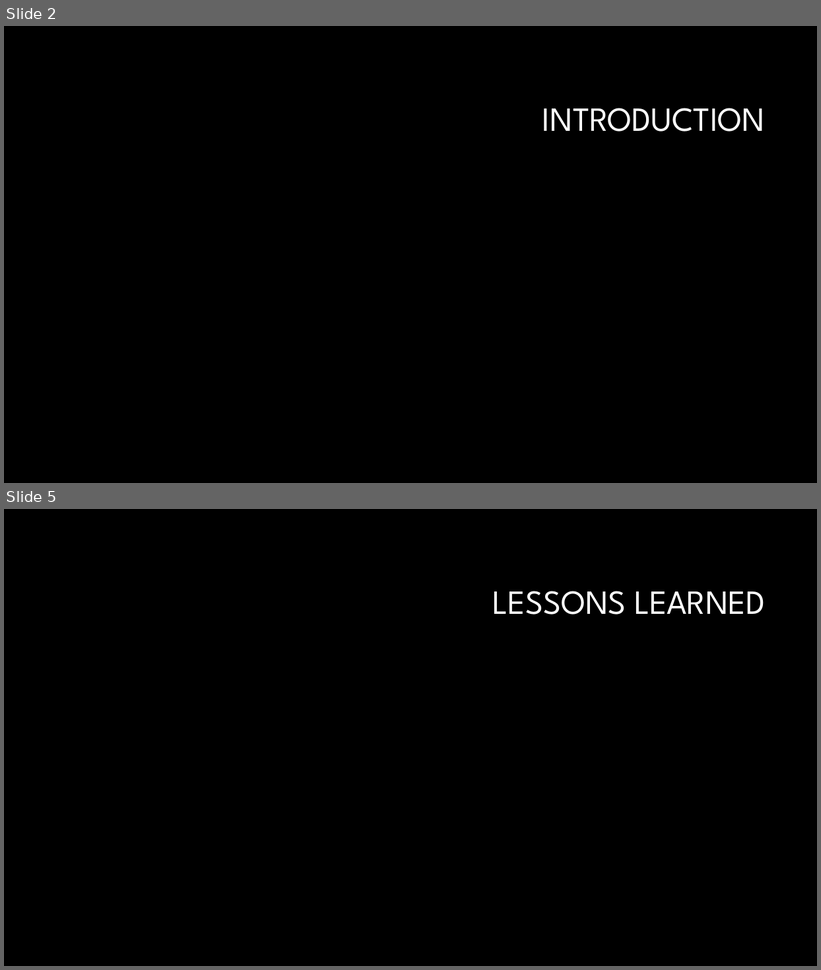
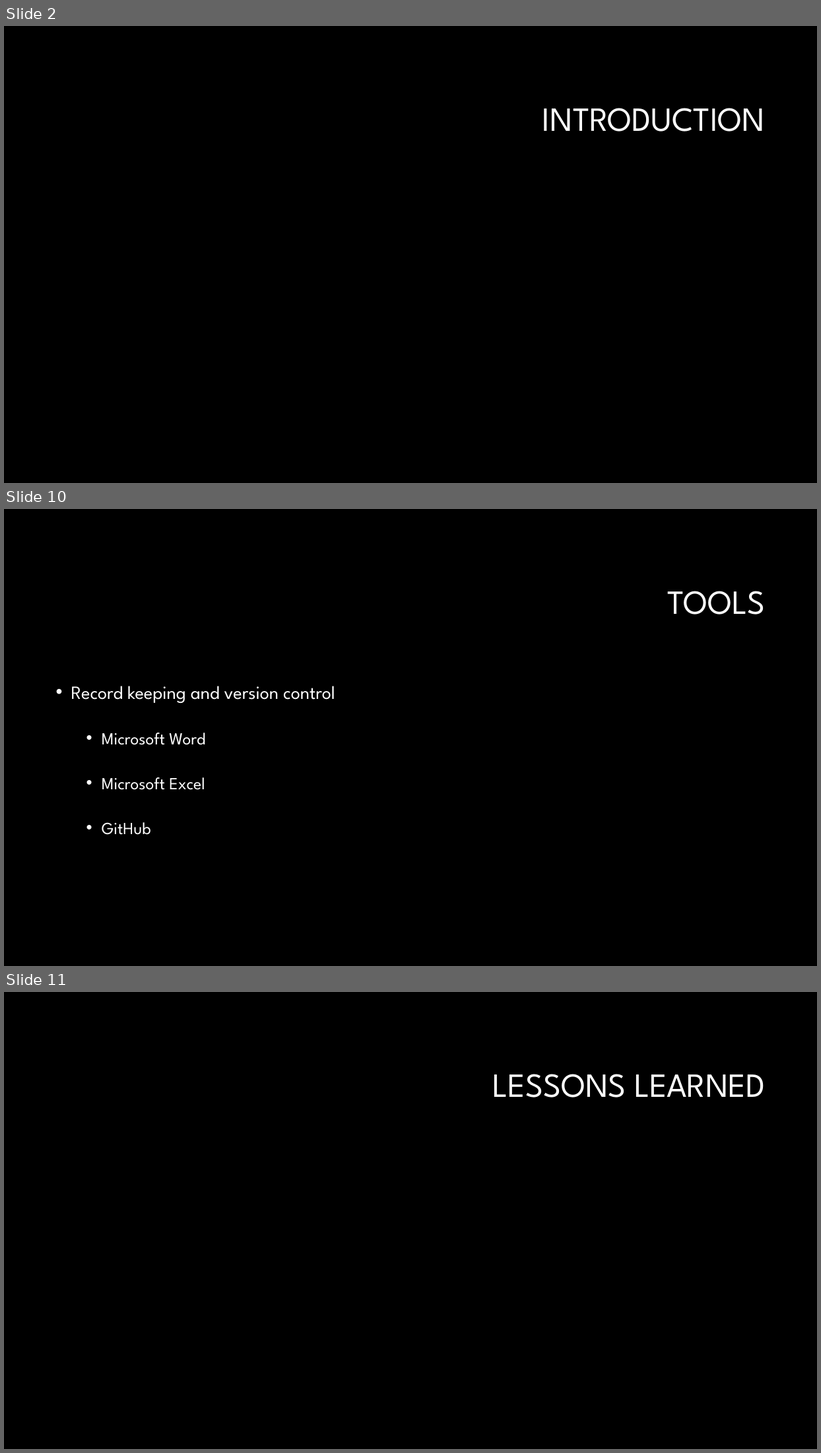
Before and after one commit to John-Neis/CSCI-463-Project, a slide deck: Presentation/Project_Presentation.pptx. Shown one above the other, each under a label of ours: slides 2 and 5 before the commit, slides 2, 10 and 11 after it; the slides between them are not shown. The pictures are 821x970 and 821x1453 pixels, drawn with LibreOffice and Linux fonts; fonts in the diff are those of the drawing; background and template pictures are left out. Boxes give left, top, right and bottom in pixels: in the first picture for what was removed or moved away, otherwise in the second. Text is boxed around its words. In the diff, an @@ line names an element or a change of style, - is before the commit and + after.

```diff
--- a/Presentation/Project_Presentation.pptx
+++ b/Presentation/Project_Presentation.pptx
@@ slide 10 added at (4,509,817,966), background #000000 @@
@@ title added at (667,591,765,615), 40 pt, text #FFFFFF @@
+TOOLS
@@ text added at (71,686,335,835), 20 pt, text #FFFFFF @@
+• Record keeping and version control
+  • Microsoft Word
+  • Microsoft Excel
+  • GitHub
@@ what was slide 5 is now slide 11 @@
```
Also in this commit, not shown: 1 slide changed, 6 other slides added, 1 slide removed, 6 other files.
